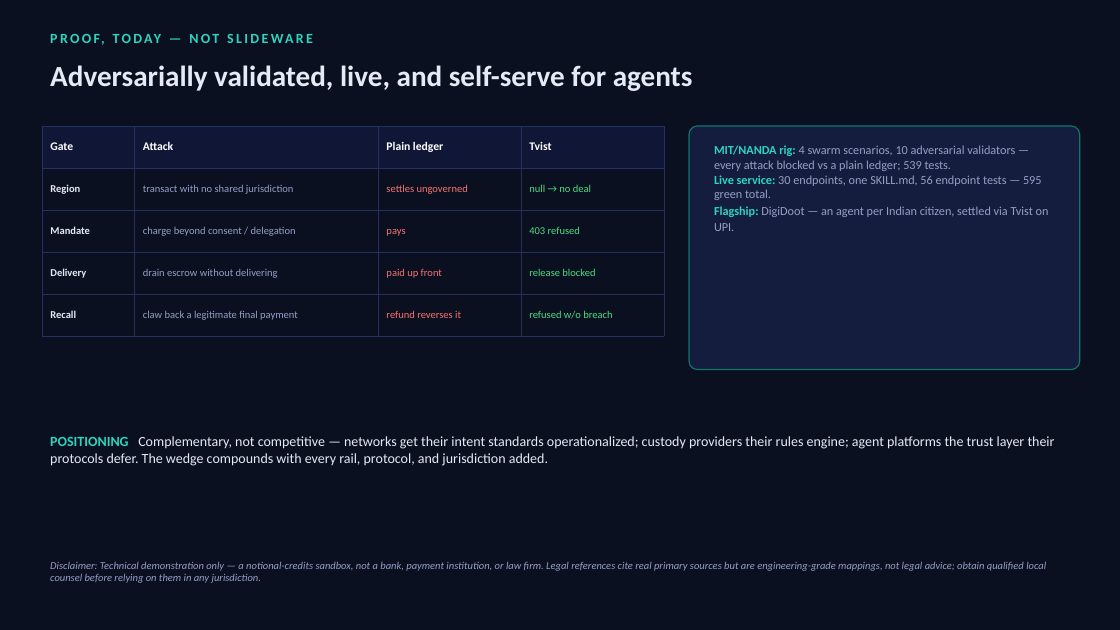
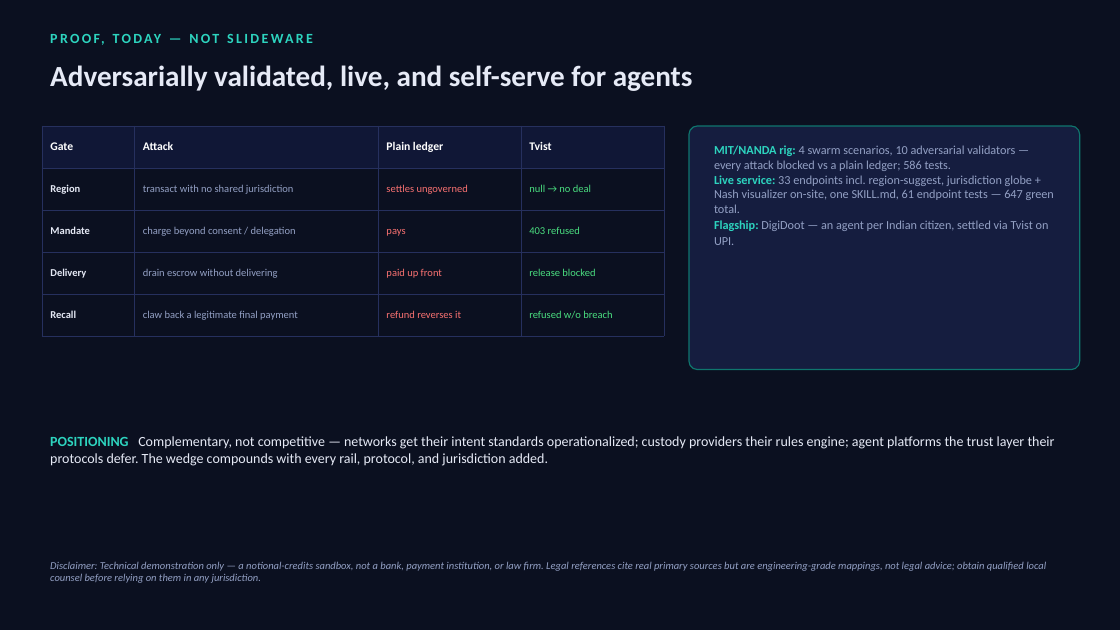
Before and after one commit to superheroin888/nandatown, a slide deck: slide 6 of docs/tvist/Tvist-Executive-Summary.pptx. Drawn at 1120x630 pixels with LibreOffice and Linux fonts; fonts in the diff are those of the drawing. Boxes give left, top, right and bottom in pixels: in the first picture for what was removed or moved away, otherwise in the second. Text is boxed around its words. In the diff, an @@ line names an element or a change of style, - is before the commit and + after.

```diff
--- a/docs/tvist/Tvist-Executive-Summary.pptx
+++ b/docs/tvist/Tvist-Executive-Summary.pptx
@@ text at <box>714,145,1054,245</box>: text changed @@
-MIT/NANDA rig: 4 swarm scenarios, 10 adversarial validators — every attack blocked vs a plain ledger; 539 tests.
-Live service: 30 endpoints, one SKILL.md, 56 endpoint tests — 595 green total.
-Flagship: DigiDoot — an agent per Indian citizen, settled via Tvist on UPI.
+MIT/NANDA rig: 4 swarm scenarios, 10 adversarial validators — every attack blocked vs a plain ledger; 586 tests.
+Live service: 33 endpoints incl. region-suggest, jurisdiction globe + Nash visualizer on-site, one SKILL.md, 61 endpoint tests — 647 green total.
+Flagship: DigiDoot — an agent per Indian citizen, settled via Tvist on UPI.
```
Also in this commit, not shown: 1 other slide changed, 9 other files.
